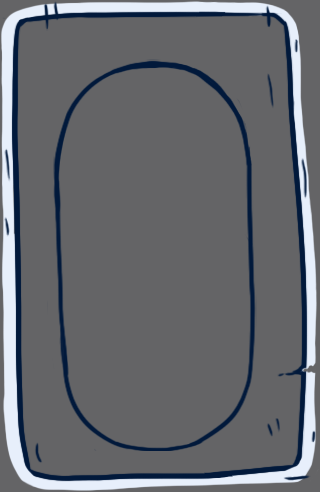
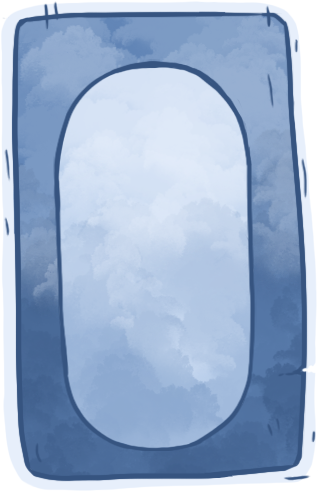
The second 320x492 image is a revision of the first. Changes to its layers:
painted on "gnome selection 3" over (2, 1, 316, 482)
added layer "Layer 2" above "Layer 1" over (5, 9, 311, 484)
added layer "Layer 1" above "Background" over (31, 41, 276, 458)
hid "Background" over (0, 0, 320, 492)
